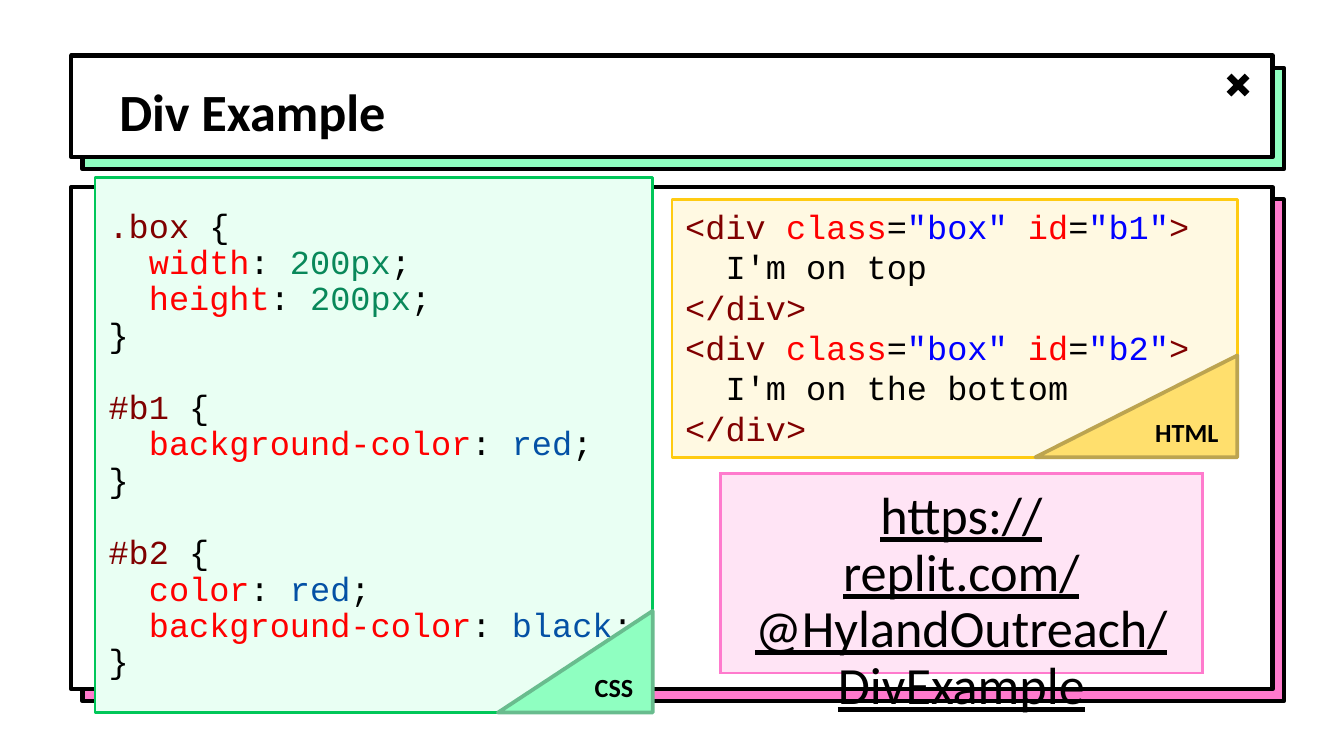
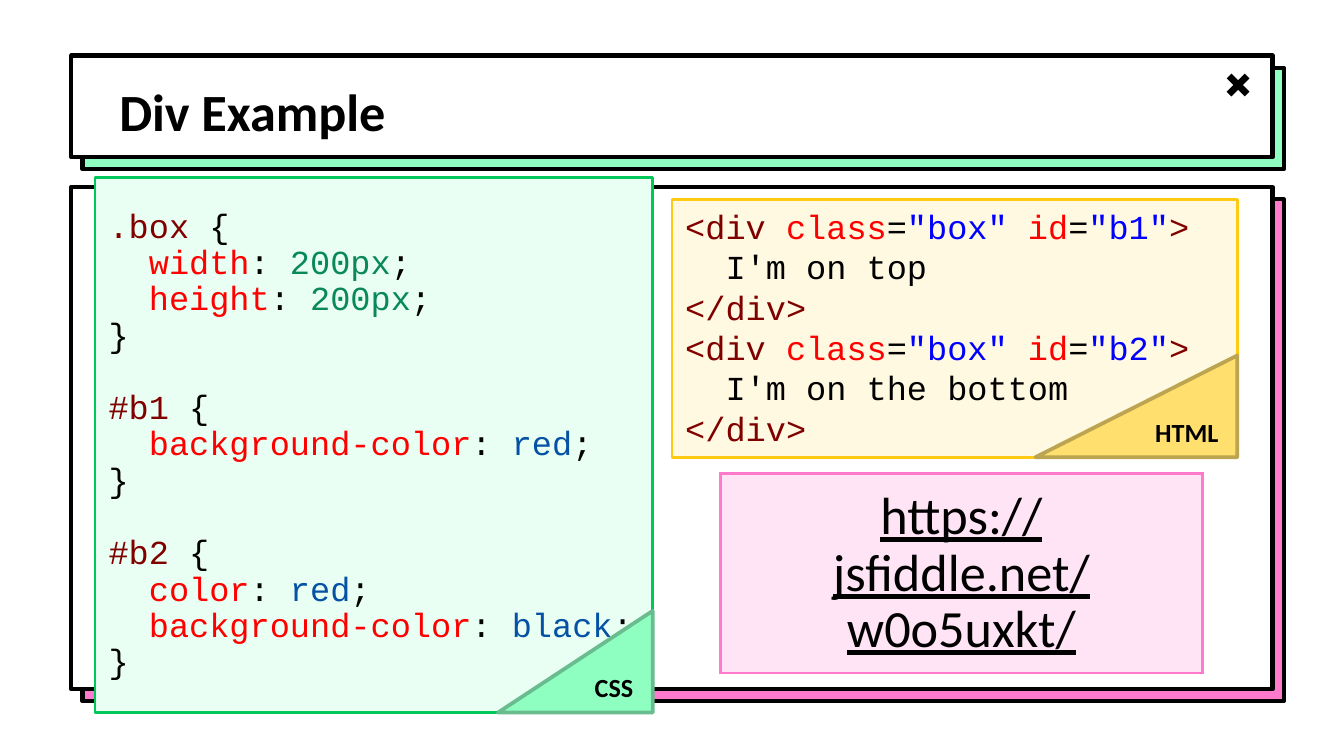
Before and after one commit to hytechclub/web-101, a slide deck: slide 5 of Week07/MoreHtml.pptx. Drawn at 1344x756 pixels with LibreOffice and Linux fonts; fonts in the diff are those of the drawing; background and template pictures are left out. Boxes give left, top, right and bottom in pixels: in the first picture for what was removed or moved away, otherwise in the second. Text is boxed around its words. In the diff, an @@ line names an element or a change of style, - is before the commit and + after.

```diff
--- a/Week07/MoreHtml.pptx
+++ b/Week07/MoreHtml.pptx
@@ text in rectangle at box(833, 497, 1090, 655): text changed @@
-https://replit.com/@HylandOutreach/DivExample
+https://jsfiddle.net/w0o5uxkt/
```
Also in this commit, not shown: 1 other slide changed, 50 other files.
